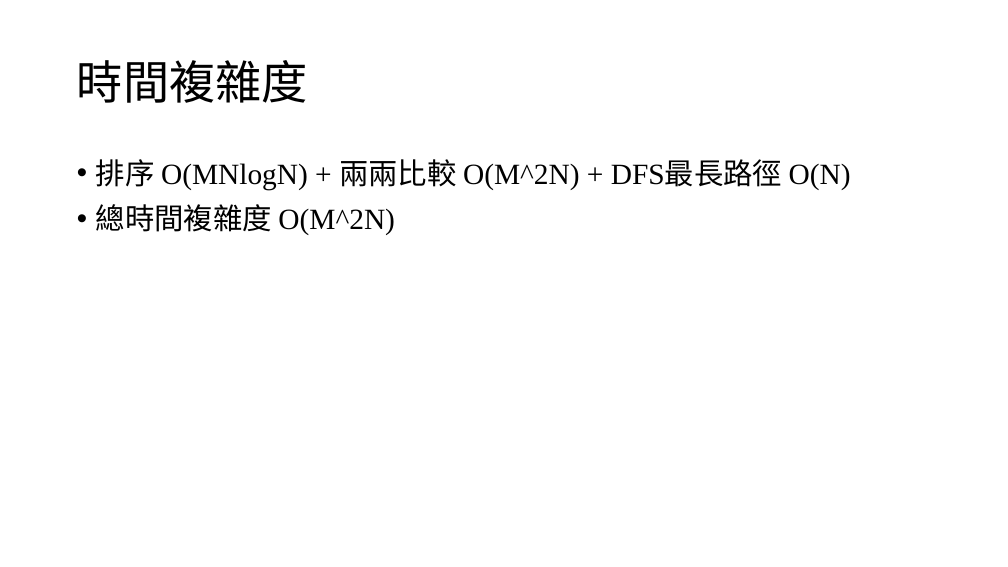
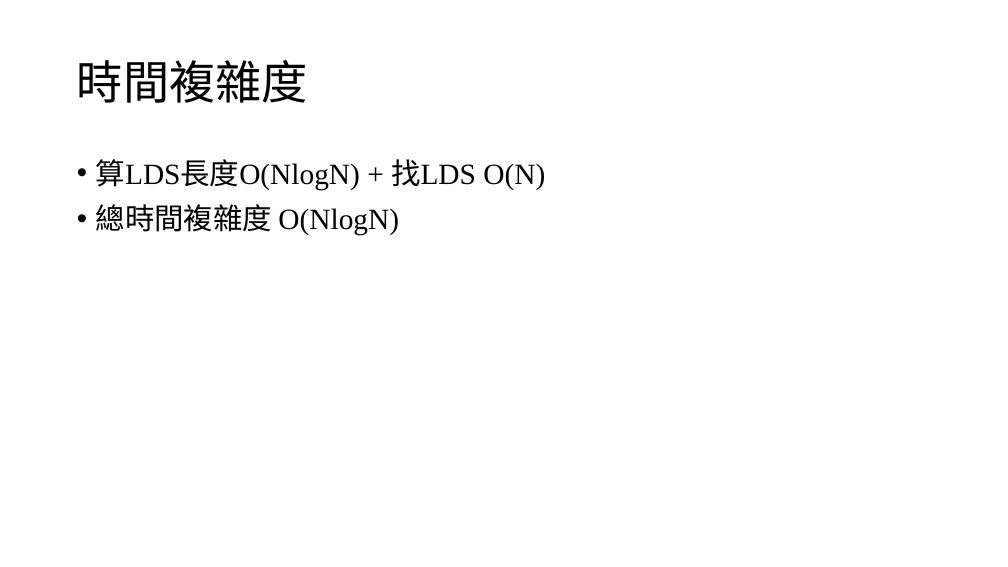
Before and after one commit to louisfghbvc/GenericProgrammingSTL, a slide deck: slide 10 of HW4 應用程式設計/說明.pptx (slide 8 before the commit). Drawn at 1008x567 pixels with LibreOffice and Linux fonts; fonts in the diff are those of the drawing. Boxes give left, top, right and bottom in pixels: in the first picture for what was removed or moved away, otherwise in the second. Text is boxed around its words. In the diff, an @@ line names an element or a change of style, - is before the commit and + after.

```diff
--- a/HW4 應用程式設計/說明.pptx
+++ b/HW4 應用程式設計/說明.pptx
@@ text at box(96, 159, 545, 236): text changed @@
-• 排序 O(MNlogN) + 兩兩比較 O(M^2N) + DFS最長路徑 O(N)
-• 總時間複雜度 O(M^2N)
+• 算LDS長度O(NlogN) + 找LDS O(N)
+• 總時間複雜度 O(NlogN)
```
Also in this commit, not shown: 2 other slides changed, 4 slides added, 2 slides removed.
